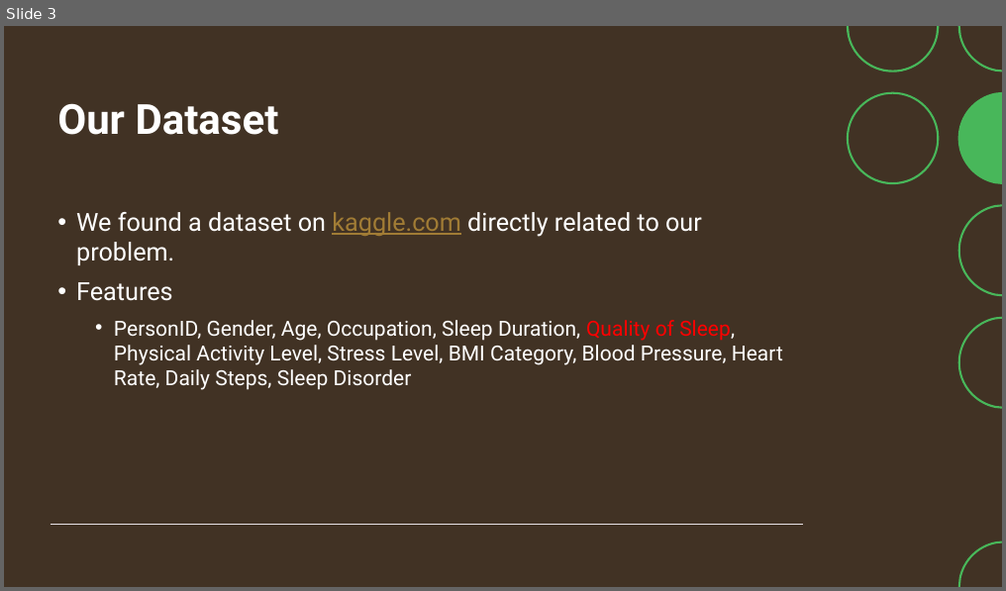
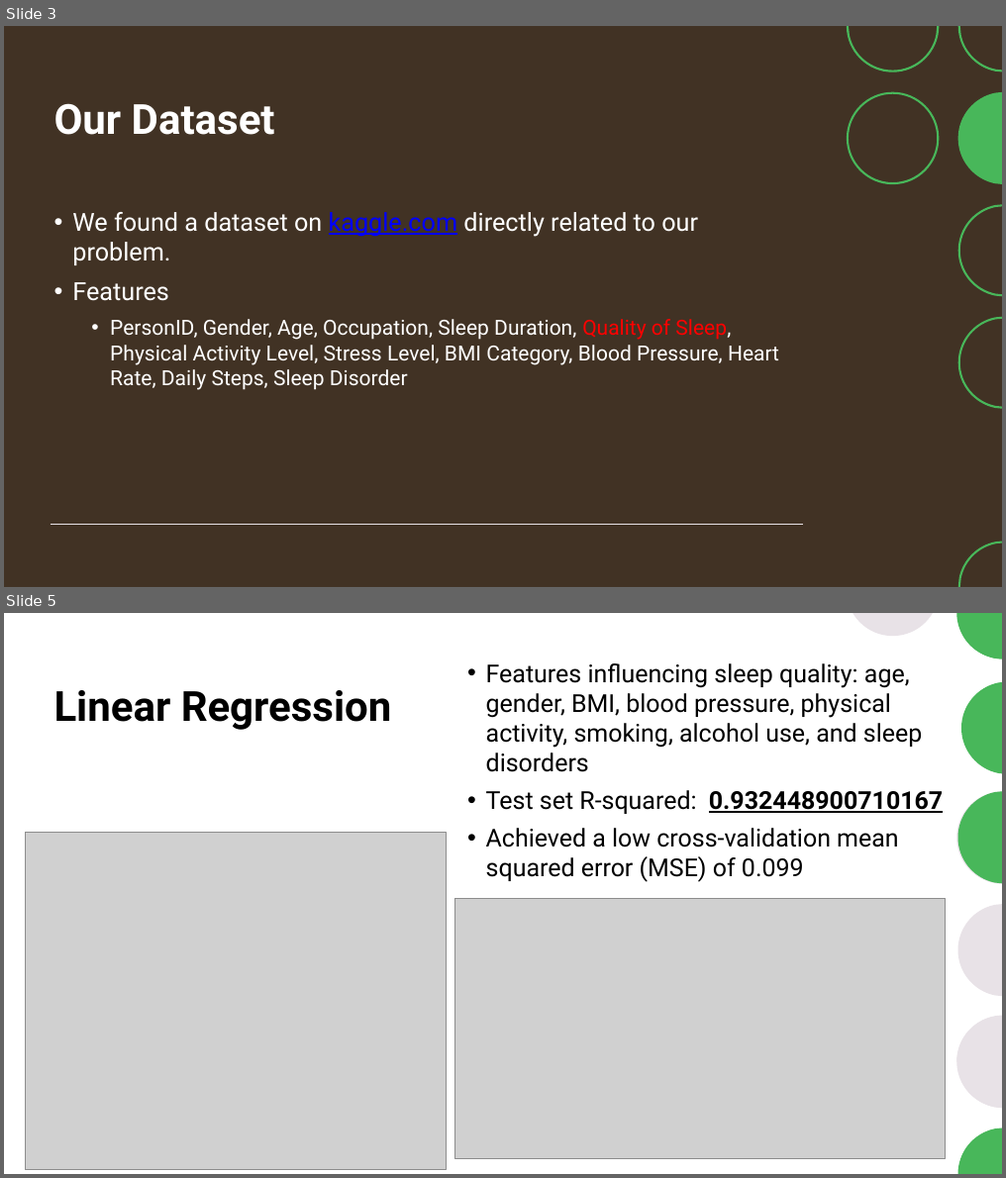
Before and after one commit to mark-earl/AML-PRJ3, a slide deck: deliverables/Presentation.pptx. Shown one above the other, each under a label of ours: slide 3 before the commit, slides 3 and 5 after it; the slides between them are not shown. The pictures are 1006x591 and 1006x1178 pixels, drawn with LibreOffice and Linux fonts; fonts in the diff are those of the drawing; grey boxes stand for pictures. Boxes give left, top, right and bottom in pixels: in the first picture for what was removed or moved away, otherwise in the second. Text is boxed around its words. In the diff, an @@ line names an element or a change of style, - is before the commit and + after.

Commit message:
Add linear regression and Decision tree slides

```diff
--- a/deliverables/Presentation.pptx
+++ b/deliverables/Presentation.pptx
@@ slide 5 added at (4, 613, 1002, 1174), background #FFFFFF; not listed: 3 template elements that a slide beside it also shows @@
@@ text added at (486, 663, 943, 882), 23.8 pt, text #000000 @@
+• Features influencing sleep quality: age, gender, BMI, blood pressure, physical activity, smoking, alcohol use, and sleep disorders
+• Test set R-squared: 0.932448900710167
+• Achieved a low cross-validation mean squared error (MSE) of 0.099
@@ title added at (54, 690, 392, 730), 40 pt, text #000000, bold @@
+Linear Regression
@@ freeform shape added at (961, 682, 1002, 774), fill #48B75A @@
@@ picture added at (25, 833, 446, 1170) @@
@@ picture added at (454, 898, 945, 1159) @@
@@ group added at (846, 613, 1002, 1109): 4 freeform shapes, 3 ellipses @@
@@ slide 3 changed as well @@
@@ title "Our Dataset": place and size @@
-title "Our Dataset" at (57, 103, 279, 135)
+title "Our Dataset" at (54, 103, 275, 135)
@@ text at (72, 212, 698, 266): text colour #A17C35 to #0000FF in "kaggle.com" @@
```
Also in this commit, not shown: 7 other slides changed, 3 other slides added, 3 slides removed.
